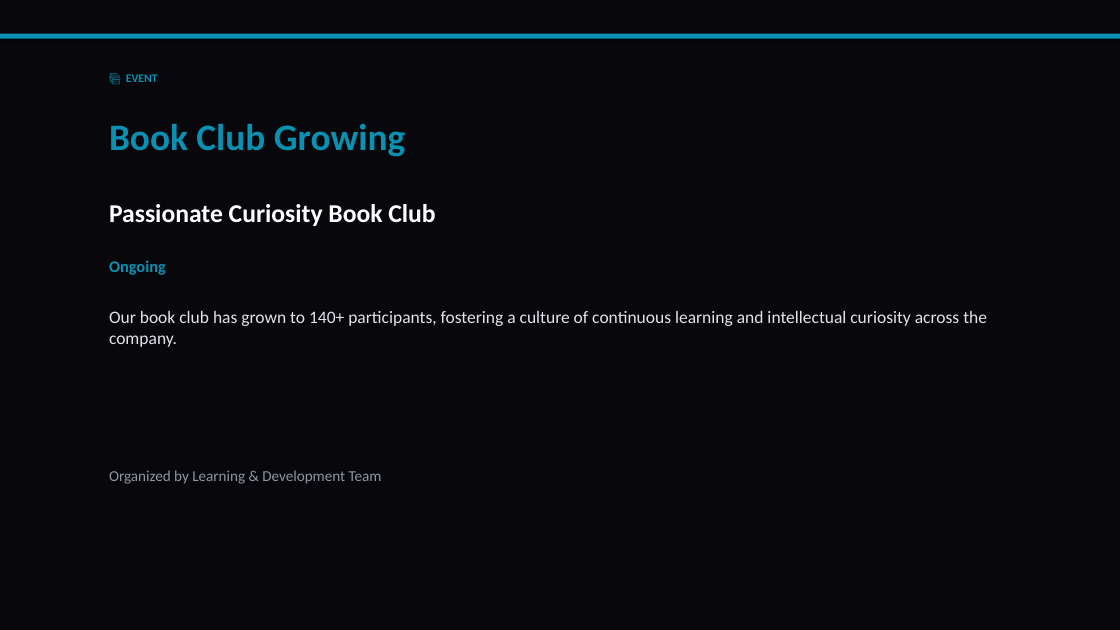
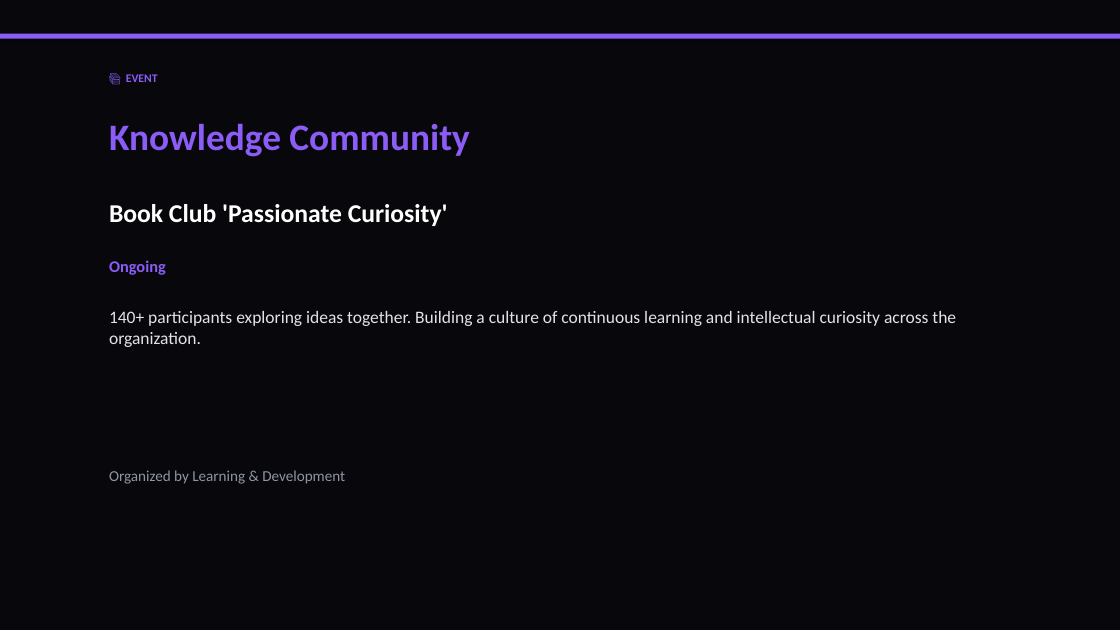
Before and after one commit to liliyagarifullina-maker/appodeal-pulse, a slide deck: slide 22 of data/archive/pulse_2026-03-15.pptx (slide 16 before the commit). Drawn at 1120x630 pixels with LibreOffice and Linux fonts; fonts in the diff are those of the drawing. Boxes give left, top, right and bottom in pixels: in the first picture for what was removed or moved away, otherwise in the second. Text is boxed around its words. In the diff, an @@ line names an element or a change of style, - is before the commit and + after.

```diff
--- a/data/archive/pulse_2026-03-15.pptx
+++ b/data/archive/pulse_2026-03-15.pptx
@@ rectangle at (0, 34, 1120, 39): fill #0891B2 to #8B5CF6 @@
@@ text "📚 EVENT" at (126, 74, 158, 82): text colour #0891B2 to #8B5CF6 @@
@@ text at (109, 123, 469, 157): text changed; text colour #0891B2 to #8B5CF6 @@
-Book Club Growing
+Knowledge Community
@@ text at (109, 204, 448, 226): text changed @@
-Passionate Curiosity Book Club
+Book Club 'Passionate Curiosity'
@@ text "Ongoing" at (109, 260, 166, 275): text colour #0891B2 to #8B5CF6 @@
@@ text at (109, 311, 956, 347): text changed @@
-Our book club has grown to 140+ participants, fostering a culture of continuous learning and intellectual curiosity across the company.
+140+ participants exploring ideas together. Building a culture of continuous learning and intellectual curiosity across the organization.
@@ text at (109, 470, 345, 484): text changed @@
-Organized by Learning & Development Team
+Organized by Learning & Development
```
Also in this commit, not shown: 9 other slides changed, 14 slides added, 5 slides removed, 2 other files.
